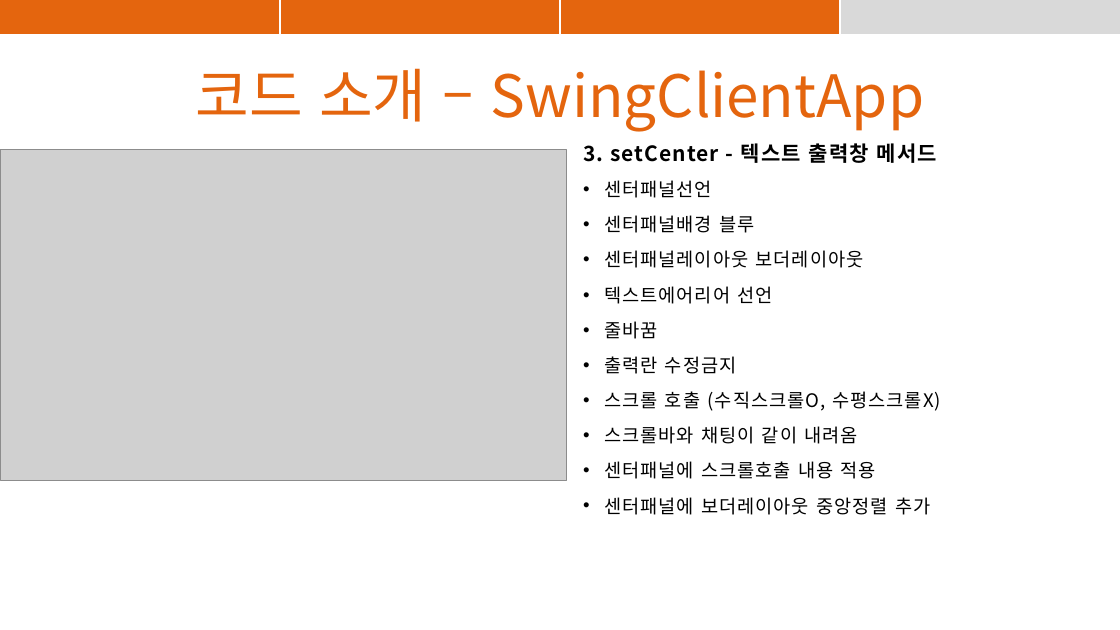
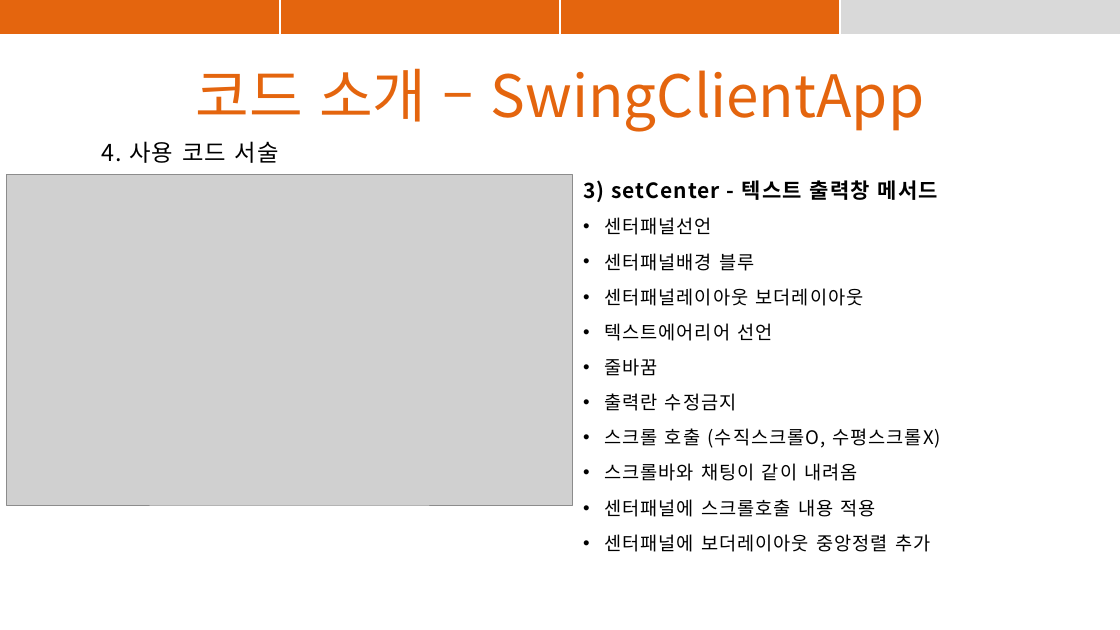
Before and after one commit to suyons/StrangeChat, a slide deck: slide 39 of StrangeChat_PPT_수진.pptx. Drawn at 1120x630 pixels with LibreOffice and Linux fonts; fonts in the diff are those of the drawing; grey boxes stand for pictures. Boxes give left, top, right and bottom in pixels: in the first picture for what was removed or moved away, otherwise in the second. Text is boxed around its words. In the diff, an @@ line names an element or a change of style, - is before the commit and + after.

Commit message:
수진 : SWING관련 발표자료
내용

```diff
--- a/StrangeChat_PPT_수진.pptx
+++ b/StrangeChat_PPT_수진.pptx
@@ text added at [101,141,279,163], 20 pt, text #000000 @@
+4. 사용 코드 서술
@@ picture: place and size @@
-picture at [0,150,566,481]
+picture at [6,175,572,506]
@@ text "3) setCenter - 텍스트 출력창 ...": place and size @@
-text "3) setCenter - 텍스트 출력창 ..." at [583,143,941,515]
+text "3) setCenter - 텍스트 출력창 ..." at [583,180,941,552]
@@ text at [583,180,938,202]: text changed @@
-3. setCenter - 텍스트 출력창 메서드
+3) setCenter - 텍스트 출력창 메서드
```
Also in this commit, not shown: 5 other slides changed.
